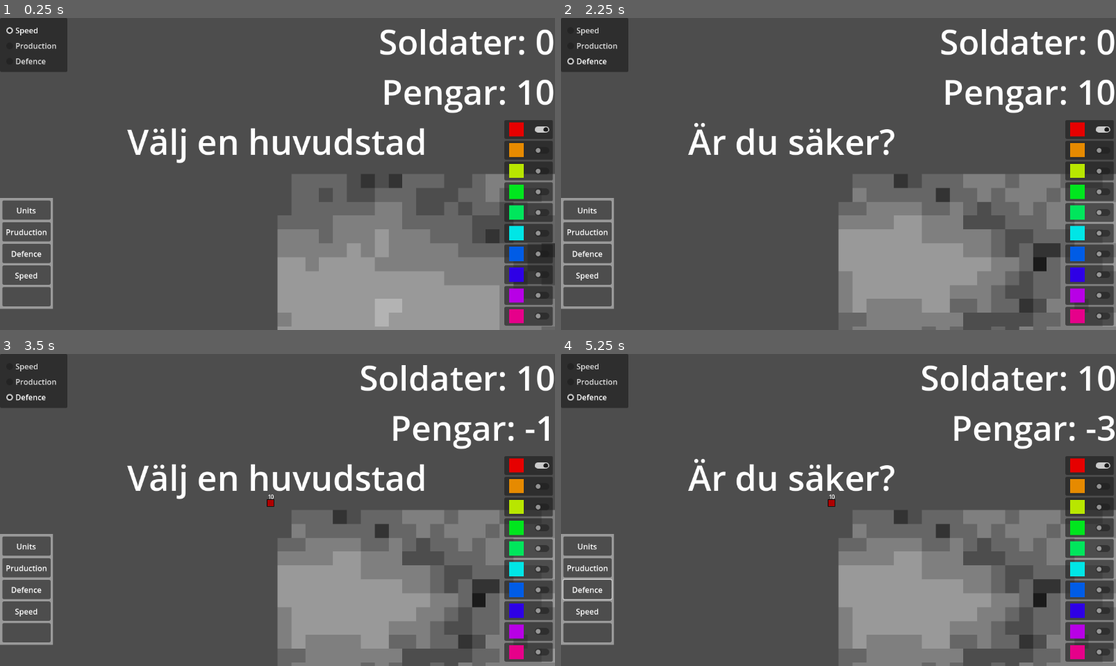
Above: before the commit, frames 1-4 (two rows, left to right).
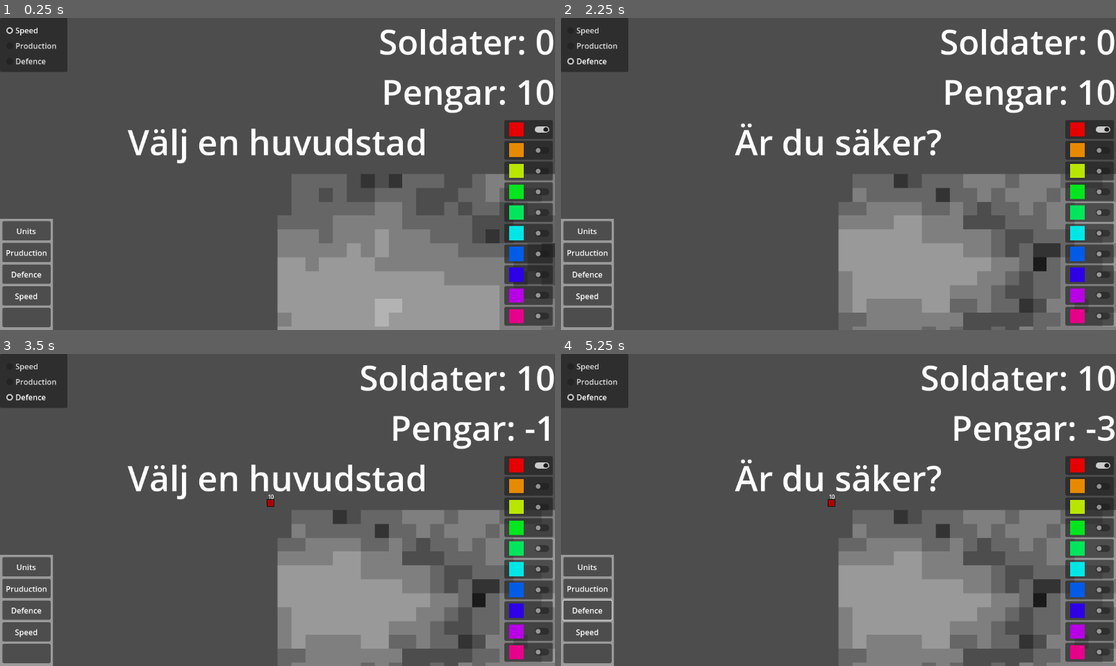
Above: after the commit, the same moments.

Repository: Kasperuz/Stratergi-Spel
Game: Godot game, scene res://Game World.tscn
The game is run twice, just before and just after one commit, with the same random seed, the same clock (stepped at 60 frames per second) and the same inputs.
Inputs (mouse positions are in pixels of both pictures, inside the frame that each line leads up to; where the layout moved, square brackets give the same spot in the first picture):
- Up to frame 1 (0.25 s): no input
- Up to frame 2 (2.25 s): click "Speed" at 0.5 s; click "Production" at 1.25 s; click "Defence" at 2 s
- Up to frame 3 (3.5 s): click (27, 566) [27, 547] at 2.75 s
- Up to frame 4 (5.25 s): click (1104, 466) at 3.52 s; click (588, 588) [588, 569] at 4.25 s; click (588, 609) [588, 588] at 5 s

The runs differ from the first frame. In frame 1, 1.7% of the frame differs, in the area x 0-77%, y 35-100%; in frame 2, 2.6%; in frame 3, 1.7%; in frame 4, 2.6%, in the area x 0-69%, y 33-100%.

Commit message:
Added Ui Scen

Diff:
--- a/Game World.tscn
+++ b/Game World.tscn
@@ -1,17 +1,13 @@
-[gd_scene load_steps=19 format=3 uid="uid://bwi5d7wpqyosh"]
+[gd_scene load_steps=15 format=3 uid="uid://bwi5d7wpqyosh"]
 
 [ext_resource type="Script" path="res://Ui/capitalSelector.gd" id="1_nkwt0"]
 [ext_resource type="Texture2D" uid="uid://mviff3uovf7x" path="res://Ui/tileMapColors.png" id="2_ytybg"]
 [ext_resource type="Script" path="res://Map-Information.gd" id="3_p0koa"]
-[ext_resource type="PackedScene" uid="uid://dk05nxair44tf" path="res://Ui/Map mode menu/mapModeMenu.tscn" id="4_2hdvm"]
 [ext_resource type="Script" path="res://Ui/cameraControler.gd" id="4_5ef33"]
+[ext_resource type="PackedScene" uid="uid://dydycokwq078" path="res://Ui/ui.tscn" id="5_upc4t"]
 [ext_resource type="PackedScene" uid="uid://blsdtk7grws66" path="res://Ui/Selector/selector.tscn" id="6_738ul"]
-[ext_resource type="PackedScene" uid="uid://d4kp1danxelvu" path="res://Ui/Team selector/teamSelector.tscn" id="7_e7s0v"]
 [ext_resource type="Script" path="res://Unit Maneger.gd" id="7_h3x76"]
-[ext_resource type="PackedScene" uid="uid://n4t4hypx42pt" path="res://Ui/Displayers/goldDisplay.tscn" id="7_seo7q"]
 [ext_resource type="Script" path="res://productionCalculator.gd" id="9_1jmm2"]
-[ext_resource type="PackedScene" uid="uid://dhob8xmh8rvfh" path="res://Ui/Displayers/unitsDisplay.tscn" id="9_lkkbn"]
-[ext_resource type="PackedScene" uid="uid://dcvv4pu1mlax5" path="res://Ui/Build menu/buildMenu.tscn" id="9_p3qar"]
 
 [sub_resource type="TileSetAtlasSource" id="TileSetAtlasSource_xlxqf"]
 texture = ExtResource("2_ytybg")
@@ -186,43 +182,7 @@
 
 [node name="CanvasLayer" type="CanvasLayer" parent="."]
 
-[node name="Map mode ui" parent="CanvasLayer" instance=ExtResource("4_2hdvm")]
-metadata/_edit_use_anchors_ = true
-
-[node name="Label" type="Label" parent="CanvasLayer"]
-anchors_preset = 8
-anchor_left = 0.5
-anchor_top = 0.5
-anchor_right = 0.5
-anchor_bottom = 0.5
-offset_left = -312.0
-offset_top = -117.0
-offset_right = 312.0
-offset_bottom = -15.0
-grow_horizontal = 2
-grow_vertical = 2
-theme_override_font_sizes/font_size = 72
-text = "Välj en huvudstad"
-
-[node name="Lag välgare" parent="CanvasLayer" instance=ExtResource("7_e7s0v")]
-
-[node name="VBoxContainer" type="VBoxContainer" parent="CanvasLayer"]
-anchors_preset = 1
-anchor_left = 1.0
-anchor_right = 1.0
-offset_left = -386.0
-offset_bottom = 219.0
-grow_horizontal = 0
-
-[node name="Soldater" parent="CanvasLayer/VBoxContainer" instance=ExtResource("9_lkkbn")]
-custom_minimum_size = Vector2(0, 100)
-layout_mode = 2
-
-[node name="Pengar" parent="CanvasLayer/VBoxContainer" instance=ExtResource("7_seo7q")]
-custom_minimum_size = Vector2(0, 100)
-layout_mode = 2
-
-[node name="Byggare" parent="CanvasLayer" instance=ExtResource("9_p3qar")]
+[node name="Ui" parent="CanvasLayer" instance=ExtResource("5_upc4t")]
 
 [node name="Unit Maneger" type="Node" parent="."]
 script = ExtResource("7_h3x76")
@@ -234,3 +194,5 @@
 script = ExtResource("9_1jmm2")
 
 [connection signal="timeout" from="Pruduktion" to="Pruduktion" method="_on_timeout"]
+
+[editable path="CanvasLayer/Ui"]
--- a/Map-Information.gd
+++ b/Map-Information.gd
@@ -23,7 +23,7 @@
 
 # Called when the node enters the scene tree for the first time.
 func _ready():
-	capitals.resize($"../CanvasLayer/Lag välgare".antal_lag)
+	capitals.resize($"../CanvasLayer/Ui/Lag välgare".antal_lag)
 	capitals.fill(Vector2i(-1,-1))
 	rng.randomize()
 	for x in range(size.x):
@@ -42,15 +42,15 @@
 	for x in range(size.x -1):
 		for y in range(size.y -1):
 			var tempCordinate: int
-			if $"../CanvasLayer/Map mode ui".mapMode == mapModes.speed:
+			if $"../CanvasLayer/Ui/Map mode ui".mapMode == mapModes.speed:
 				tempCordinate = floor(speed[x][y] * 10)
 				if (tempCordinate > 10):
 					tempCordinate = 10
-			elif $"../CanvasLayer/Map mode ui".mapMode == mapModes.production:
+			elif $"../CanvasLayer/Ui/Map mode ui".mapMode == mapModes.production:
 				tempCordinate = floor(production[x][y] * 10)
 				if (tempCordinate > 10):
 					tempCordinate = 0
-			elif $"../CanvasLayer/Map mode ui".mapMode == mapModes.defence:
+			elif $"../CanvasLayer/Ui/Map mode ui".mapMode == mapModes.defence:
 				tempCordinate = floor(defence[x][y] * 10)
 				if (tempCordinate > 10):
 					tempCordinate = 10
--- a/Ui/Build menu/buildMenu.gd
+++ b/Ui/Build menu/buildMenu.gd
@@ -27,8 +27,8 @@
 
 
 func _on_gubbar_button_pressed():
-	print($"../../Pruduktion".pengar)
-	if $"../../Pruduktion".pengar[$"../Lag välgare".lag] >= 10:
-		$"../../Unit Maneger".newUnit($"../../Map-Information".capitals[$"../Lag välgare".lag],$"../Lag välgare".lag,10)
-		$"../../Pruduktion".pengar[$"../Lag välgare".lag] -= 10
-		$"../../Pruduktion".update()
+	print($"../../../Pruduktion".pengar)
+	if $"../../../Pruduktion".pengar[$"../Lag välgare".lag] >= 10:
+		$"../../../Unit Maneger".newUnit($"../../../Map-Information".capitals[$"../Lag välgare".lag],$"../Lag välgare".lag,10)
+		$"../../../Pruduktion".pengar[$"../Lag välgare".lag] -= 10
+		$"../../../Pruduktion".update()
--- a/Ui/Build menu/buildMenu.tscn
+++ b/Ui/Build menu/buildMenu.tscn
@@ -25,7 +25,6 @@
 [sub_resource type="ButtonGroup" id="ButtonGroup_wboq2"]
 
 [node name="Byggare" type="Control"]
-custom_minimum_size = Vector2(0, 200)
 layout_mode = 3
 anchors_preset = 2
 anchor_top = 1.0
@@ -34,14 +33,14 @@
 script = ExtResource("1_aits0")
 
 [node name="ColorRect" type="ColorRect" parent="."]
-custom_minimum_size = Vector2(110, 0)
-layout_mode = 1
-anchors_preset = 9
+custom_minimum_size = Vector2(110, 230.903)
+layout_mode = 1
+anchors_preset = 2
+anchor_top = 1.0
 anchor_bottom = 1.0
-offset_top = -74.0
+offset_top = -30.0
 offset_right = 110.0
-offset_bottom = -44.0
-grow_vertical = 2
+grow_vertical = 0
 color = Color(1, 1, 1, 0.431373)
 
 [node name="Gubbar" type="Panel" parent="ColorRect"]
--- a/Ui/Map mode menu/mapModeMenu.gd
+++ b/Ui/Map mode menu/mapModeMenu.gd
@@ -6,12 +6,12 @@
 
 func _on_speed_button_pressed():
 	mapMode = mapModes.speed
-	$"../../Map-Information".updateTileMap()
+	$"../../../Map-Information".updateTileMap()
 
 func _on_pruduction_button_pressed():
 	mapMode = mapModes.production
-	$"../../Map-Information".updateTileMap()
+	$"../../../Map-Information".updateTileMap()
 
 func _on_defence_button_pressed():
 	mapMode = mapModes.defence
-	$"../../Map-Information".updateTileMap()
+	$"../../../Map-Information".updateTileMap()
--- a/Ui/Selector/selector.gd
+++ b/Ui/Selector/selector.gd
@@ -20,7 +20,7 @@
 		$ColorRect.scale = Vector2(get_global_mouse_position().x-start_pos.x,get_global_mouse_position().y-start_pos.y)
 		selected = []
 		for i in get_overlapping_areas():
-			if i.get_parent().color == $"../CanvasLayer/Lag välgare".lag:
+			if i.get_parent().color == $"../CanvasLayer/Ui/Lag välgare".lag:
 				selected.append(i.get_parent().index)
 	else:
 		visible = false
--- a/Ui/Team selector/teamSelector.gd
+++ b/Ui/Team selector/teamSelector.gd
@@ -7,5 +7,5 @@
 	for i in range(1,antal_lag):
 		if get_node("BoxContainer/"+str(i)+"/VSeparator/CheckButton").button_pressed:
 			lag = i
-			$"../../Pruduktion".update()
+			$"../../../Pruduktion".update()
 			break
--- a/Ui/capitalSelector.gd
+++ b/Ui/capitalSelector.gd
@@ -7,25 +7,25 @@
 
 # Called every frame. 'delta' is the elapsed time since the previous frame.
 func _process(delta):
-	if $"Map-Information".capitals[$"CanvasLayer/Lag välgare".lag] == Vector2i(-1,-1):
-		$CanvasLayer/Label.visible = true
+	if $"Map-Information".capitals[$"CanvasLayer/Ui/Lag välgare".lag] == Vector2i(-1,-1):
+		$"CanvasLayer/Ui/Message label".visible = true
 		if Input.is_action_just_pressed("Left click"):
 			antal_click += 1
-			$CanvasLayer/Label.text = "Är du säker?"
+			$"CanvasLayer/Ui/Message label".text = "Är du säker?"
 			if antal_click == 2:
 				if huvudstadsPosition == $TileMap.local_to_map(get_global_mouse_position()):
-					$CanvasLayer/Label.visible = false
-					$CanvasLayer/Label.text = "Välj en huvudstad"
+					$"CanvasLayer/Ui/Message label".visible = false
+					$"CanvasLayer/Ui/Message label".text = "Välj en huvudstad"
 					antal_click = -1
-					$"Map-Information".capitals[$"CanvasLayer/Lag välgare".lag] = huvudstadsPosition
+					$"Map-Information".capitals[$"CanvasLayer/Ui/Lag välgare".lag] = huvudstadsPosition
 					var instance = krona.instantiate()
 					instance.set_position($TileMap.map_to_local(huvudstadsPosition))
 					add_child(instance)
-					$"Map-Information".land[huvudstadsPosition.x][huvudstadsPosition.y] = $"CanvasLayer/Lag välgare".lag
+					$"Map-Information".land[huvudstadsPosition.x][huvudstadsPosition.y] = $"CanvasLayer/Ui/Lag välgare".lag
 					$"Map-Information".production[huvudstadsPosition.x][huvudstadsPosition.y] += 100
 					$"Map-Information".updateTileMap()
 				else:
 					antal_click = 0
-					$CanvasLayer/Label.text = "Välj en huvudstad"
+					$"CanvasLayer/Ui/Message label".text = "Välj en huvudstad"
 
 			huvudstadsPosition = $TileMap.local_to_map(get_global_mouse_position())
--- /dev/null
+++ b/Ui/ui.tscn
@@ -0,0 +1,60 @@
+[gd_scene load_steps=6 format=3 uid="uid://dydycokwq078"]
+
+[ext_resource type="PackedScene" uid="uid://dk05nxair44tf" path="res://Ui/Map mode menu/mapModeMenu.tscn" id="1_2q68w"]
+[ext_resource type="PackedScene" uid="uid://d4kp1danxelvu" path="res://Ui/Team selector/teamSelector.tscn" id="2_p5a0p"]
+[ext_resource type="PackedScene" uid="uid://dhob8xmh8rvfh" path="res://Ui/Displayers/unitsDisplay.tscn" id="3_junok"]
+[ext_resource type="PackedScene" uid="uid://n4t4hypx42pt" path="res://Ui/Displayers/goldDisplay.tscn" id="4_4h15n"]
+[ext_resource type="PackedScene" uid="uid://dcvv4pu1mlax5" path="res://Ui/Build menu/buildMenu.tscn" id="5_05iiv"]
+
+[node name="Ui" type="Control"]
+layout_mode = 3
+anchors_preset = 15
+anchor_right = 1.0
+anchor_bottom = 1.0
+grow_horizontal = 2
+grow_vertical = 2
+
+[node name="Map mode ui" parent="." instance=ExtResource("1_2q68w")]
+
+[node name="Message label" type="Label" parent="."]
+layout_mode = 1
+anchors_preset = 8
+anchor_left = 0.5
+anchor_top = 0.5
+anchor_right = 0.5
+anchor_bottom = 0.5
+offset_left = -312.0
+offset_top = -117.0
+offset_right = 312.0
+offset_bottom = -15.0
+grow_horizontal = 2
+grow_vertical = 2
+theme_override_font_sizes/font_size = 72
+text = "Välj en huvudstad"
+horizontal_alignment = 1
+vertical_alignment = 1
+
+[node name="Lag välgare" parent="." instance=ExtResource("2_p5a0p")]
+layout_mode = 1
+offset_left = -110.0
+
+[node name="VBoxContainer" type="VBoxContainer" parent="."]
+layout_mode = 1
+anchors_preset = 1
+anchor_left = 1.0
+anchor_right = 1.0
+offset_left = -386.0
+offset_bottom = 219.0
+grow_horizontal = 0
+
+[node name="Soldater" parent="VBoxContainer" instance=ExtResource("3_junok")]
+custom_minimum_size = Vector2(0, 100)
+layout_mode = 2
+
+[node name="Pengar" parent="VBoxContainer" instance=ExtResource("4_4h15n")]
+custom_minimum_size = Vector2(0, 100)
+layout_mode = 2
+
+[node name="Byggare" parent="." instance=ExtResource("5_05iiv")]
+layout_mode = 1
+offset_top = -200.0
--- a/Unit Maneger.gd
+++ b/Unit Maneger.gd
@@ -74,7 +74,7 @@
 
 # Called every frame. 'delta' is the elapsed time since the previous frame.
 func _process(delta):
-	$"../CanvasLayer/VBoxContainer/Soldater/Label".text = "Soldater: "+ str(antalGubbar[$"../CanvasLayer/Lag välgare".lag])
+	$"../CanvasLayer/Ui/VBoxContainer/Soldater/Label".text = "Soldater: "+ str(antalGubbar[$"../CanvasLayer/Ui/Lag välgare".lag])
 	for i in range(len(nodes)):
 
 		nodes[i].size = sizes[i]
@@ -123,5 +123,5 @@
 		if sizes[i] < 1:
 			ta_bort_gubbe(i)
 func _ready():
-	antalGubbar.resize($"../CanvasLayer/Lag välgare".antal_lag)
+	antalGubbar.resize($"../CanvasLayer/Ui/Lag välgare".antal_lag)
 	antalGubbar.fill(0)
--- a/productionCalculator.gd
+++ b/productionCalculator.gd
@@ -3,7 +3,7 @@
 var pengar = []
 
 func _ready():
-	pengar.resize($"../CanvasLayer/Lag välgare".antal_lag)
+	pengar.resize($"../CanvasLayer/Ui/Lag välgare".antal_lag)
 	pengar.fill(10)
 
 func _on_timeout():
@@ -17,8 +17,8 @@
 				pengar[$"../Map-Information".land[x][y]] += $"../Map-Information".production[x][y] * 0.01
 				update()
 	print("Pengar: ",pengar," AntalGubbar: ",$"../Unit Maneger".antalGubbar)
-	for i in range(0,$"../CanvasLayer/Lag välgare".antal_lag):
+	for i in range(0,$"../CanvasLayer/Ui/Lag välgare".antal_lag):
 		pengar[i] -= ($"../Unit Maneger".antalGubbar[i] / 10)
 
 func update():
-	$"../CanvasLayer/VBoxContainer/Pengar/Label".text = "Pengar: "+str(floor(pengar[$"../CanvasLayer/Lag välgare".lag]))
+	$"../CanvasLayer/Ui/VBoxContainer/Pengar/Label".text = "Pengar: "+str(floor(pengar[$"../CanvasLayer/Ui/Lag välgare".lag]))
